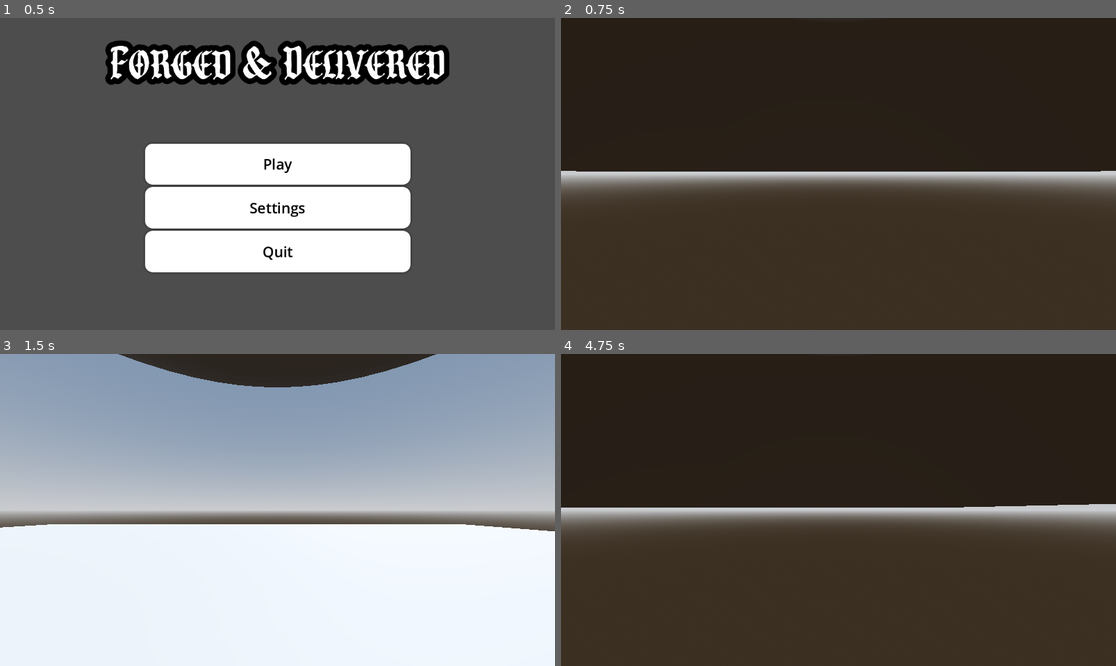
Above: before the commit, frames 1-4 (two rows, left to right).
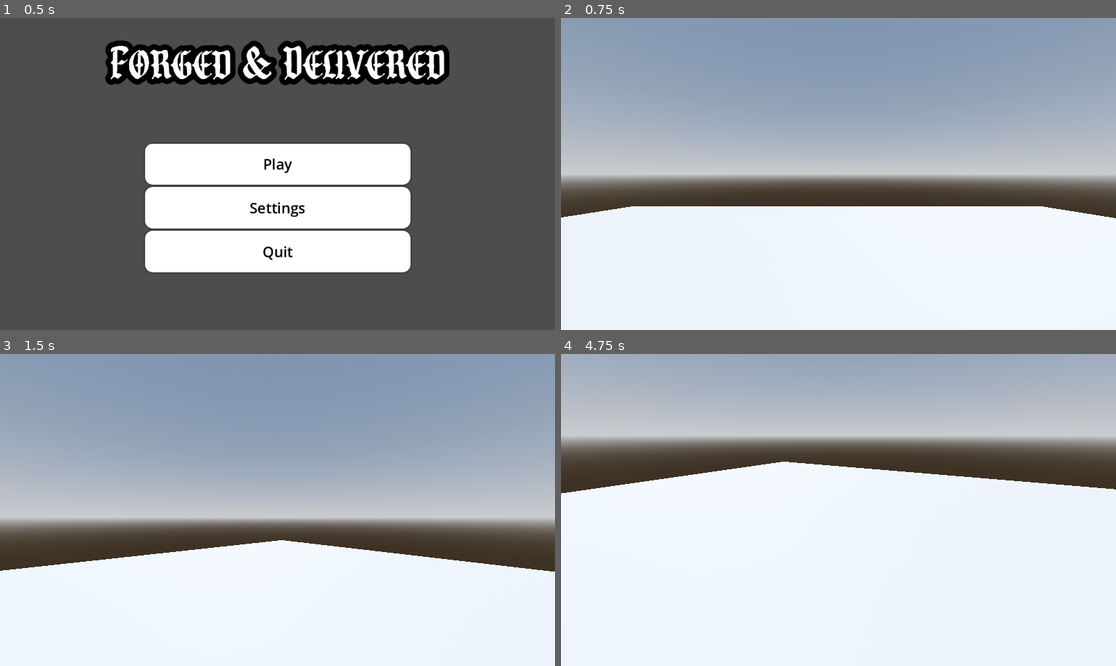
Above: after the commit, the same moments.

Repository: FishyMan1/ForgedAndDelivered
Game: Godot game, scene res://Title.tscn
Same seed, same stepped clock (60 frames per second), same inputs: the game is played once before the commit and once after it.
Inputs (mouse positions are in pixels of both pictures, inside the frame that each line leads up to):
- Up to frame 1 (0.5 s): no input
- Up to frame 2 (0.75 s): click "Play" at 0.5 s
- Up to frame 3 (1.5 s): tap Enter (ui_accept) at 1.25, 1.35 s; move the mouse to (399, 494) at 1.27 s; hold Right (ui_right) from 1.28 s (still down)
- Up to frame 4 (4.75 s): tap Space (jump, bound only after the commit) at 1.52, 1.55, 1.82, 2.1, 2.27, 2.57, 3.05, 3.77, 4.07, 4.35, 4.52 s; move the mouse to (727, 525) at 2.02 s; release Right (ui_right) at 2.03 s; hold Down (ui_down) 2.03-2.78 s; tap Enter (ui_accept) at 2.3, 2.85, 3.6 s; move the mouse to (894, 441) at 2.77 s; hold Right (ui_right) 2.78-3.53 s; move the mouse to (810, 572) at 3.52 s; hold Up (ui_up) 3.53-4.28 s; move the mouse to (1005, 556) at 4.27 s; hold Left (ui_left) from 4.28 s (still down)

Frame 1 is identical in both runs. In frame 2, 88% of the frame differs, in the area x 0-100%, y 0-100%; in frame 3, 18%; in frame 4, 97%.

Commit message:
Added head bob to movement

Diff:
--- a/game.tscn
+++ b/game.tscn
@@ -46,5 +46,6 @@
 shape = SubResource("ConvexPolygonShape3D_80nbo")
 
 [node name="Head" type="Node3D" parent="Player"]
+transform = Transform3D(1, 0, 0, 0, 1, 0, 0, 0, 1, 0, 1.68723, 0)
 
 [node name="Camera3D" type="Camera3D" parent="Player/Head"]
--- a/player.gd
+++ b/player.gd
@@ -3,7 +3,29 @@
 
 const SPEED = 5.0
 const JUMP_VELOCITY = 4.5
+const SENSITIVITY = 0.003
 
+#bob variables
+const BOB_FREQ = 2.0
+const BOB_AMP = 0.08
+var t_bob = 0.0
+
+#Get the gravity from the project settings
+var gravity = 9.8
+
+@onready var head = $Head
+@onready var camera = $Head/Camera3D
+
+
+func _ready():
+	Input.set_mouse_mode(Input.MOUSE_MODE_CAPTURED)
+
+
+func _unhandled_input(event):
+	if event is InputEventMouseMotion:
+		head.rotate_y(-event.relative.x * SENSITIVITY)
+		camera.rotate_x(-event.relative.y * SENSITIVITY)
+		camera.rotation.x = clamp(camera.rotation.x, deg_to_rad(-40), deg_to_rad(60))
 
 func _physics_process(delta: float) -> void:
 	# Add the gravity.
@@ -11,18 +33,29 @@
 		velocity += get_gravity() * delta
 
 	# Handle jump.
-	if Input.is_action_just_pressed("ui_accept") and is_on_floor():
+	if Input.is_action_just_pressed("jump") and is_on_floor():
 		velocity.y = JUMP_VELOCITY
 
 	# Get the input direction and handle the movement/deceleration.
 	# As good practice, you should replace UI actions with custom gameplay actions.
-	var input_dir := Input.get_vector("ui_left", "ui_right", "ui_up", "ui_down")
-	var direction := (transform.basis * Vector3(input_dir.x, 0, input_dir.y)).normalized()
+	var input_dir = Input.get_vector("left", "right", "up", "down")
+	var direction = (head.transform.basis * Vector3(input_dir.x, 0, input_dir.y)).normalized()
 	if direction:
 		velocity.x = direction.x * SPEED
 		velocity.z = direction.z * SPEED
 	else:
-		velocity.x = move_toward(velocity.x, 0, SPEED)
-		velocity.z = move_toward(velocity.z, 0, SPEED)
+		velocity.x = 0.0
+		velocity.z = 0.0
+
+#Head bob
+	t_bob += delta * velocity.length() * float(is_on_floor())
+	camera.transform.origin = _headbob(t_bob)
 
 	move_and_slide()
+
+
+func _headbob(time) -> Vector3:
+	var pos = Vector3.ZERO
+	pos.y = sin(time * BOB_FREQ) * BOB_AMP
+	pos.x = cos(time * BOB_FREQ / 2) * BOB_AMP
+	return pos
--- a/project.godot
+++ b/project.godot
@@ -14,3 +14,36 @@
 run/main_scene="uid://bcrsdrmuij62i"
 config/features=PackedStringArray("4.4", "Forward Plus")
 config/icon="res://icon.svg"
+
+[input]
+
+up={
+"deadzone": 0.2,
+"events": [Object(InputEventKey,"resource_local_to_scene":false,"resource_name":"","device":-1,"window_id":0,"alt_pressed":false,"shift_pressed":false,"ctrl_pressed":false,"meta_pressed":false,"pressed":false,"keycode":0,"physical_keycode":87,"key_label":0,"unicode":119,"location":0,"echo":false,"script":null)
+]
+}
+down={
+"deadzone": 0.2,
+"events": [Object(InputEventKey,"resource_local_to_scene":false,"resource_name":"","device":-1,"window_id":0,"alt_pressed":false,"shift_pressed":false,"ctrl_pressed":false,"meta_pressed":false,"pressed":false,"keycode":0,"physical_keycode":83,"key_label":0,"unicode":115,"location":0,"echo":false,"script":null)
+]
+}
+left={
+"deadzone": 0.2,
+"events": [Object(InputEventKey,"resource_local_to_scene":false,"resource_name":"","device":-1,"window_id":0,"alt_pressed":false,"shift_pressed":false,"ctrl_pressed":false,"meta_pressed":false,"pressed":false,"keycode":0,"physical_keycode":65,"key_label":0,"unicode":97,"location":0,"echo":false,"script":null)
+]
+}
+right={
+"deadzone": 0.2,
+"events": [Object(InputEventKey,"resource_local_to_scene":false,"resource_name":"","device":-1,"window_id":0,"alt_pressed":false,"shift_pressed":false,"ctrl_pressed":false,"meta_pressed":false,"pressed":false,"keycode":0,"physical_keycode":68,"key_label":0,"unicode":100,"location":0,"echo":false,"script":null)
+]
+}
+jump={
+"deadzone": 0.2,
+"events": [Object(InputEventKey,"resource_local_to_scene":false,"resource_name":"","device":-1,"window_id":0,"alt_pressed":false,"shift_pressed":false,"ctrl_pressed":false,"meta_pressed":false,"pressed":false,"keycode":0,"physical_keycode":32,"key_label":0,"unicode":32,"location":0,"echo":false,"script":null)
+]
+}
+sprint={
+"deadzone": 0.2,
+"events": [Object(InputEventKey,"resource_local_to_scene":false,"resource_name":"","device":-1,"window_id":0,"alt_pressed":false,"shift_pressed":false,"ctrl_pressed":false,"meta_pressed":false,"pressed":false,"keycode":0,"physical_keycode":4194325,"key_label":0,"unicode":0,"location":0,"echo":false,"script":null)
+]
+}
